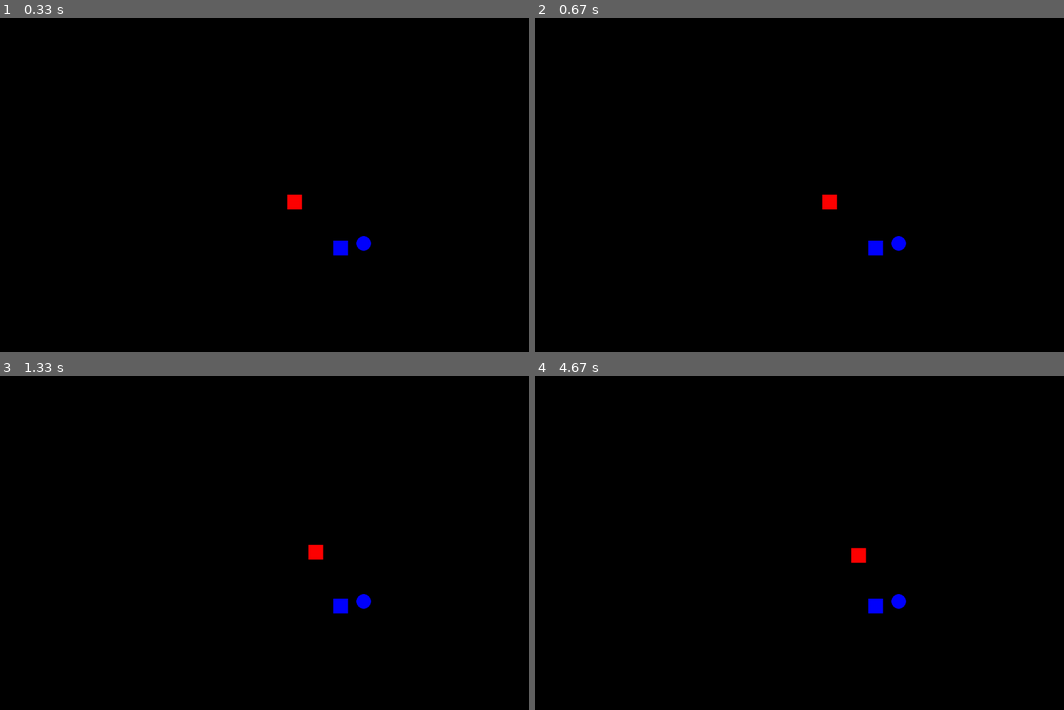
Above: before the commit, frames 1-4 (two rows, left to right).
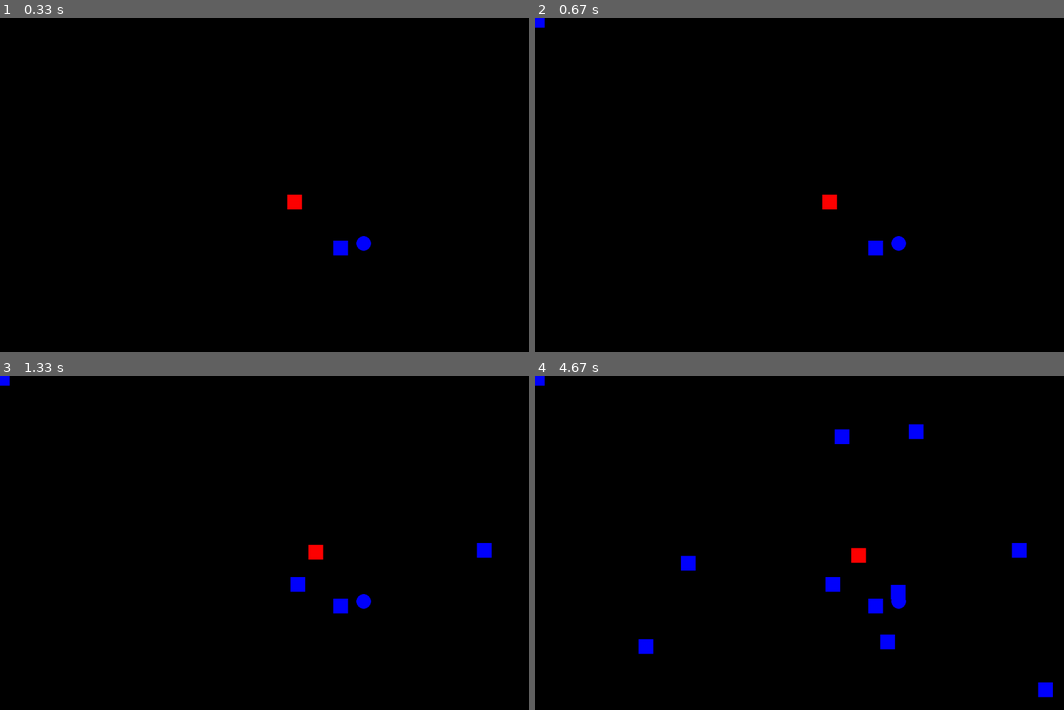
Above: after the commit, the same moments.

Repository: mytinycloud/90D-pygame-scaffold
Game: pygame game, started from main.py
Same seed, same stepped clock (60 frames per second), same inputs: the game is played once before the commit and once after it.
Inputs (mouse positions are in pixels of both pictures, inside the frame that each line leads up to):
- Up to frame 1 (0.33 s): no input
- Up to frame 2 (0.67 s): tap Space at 0.33 s
- Up to frame 3 (1.33 s): hold D 0.67-1.13 s; move the mouse to (481, 549) at 0.7 s; tap Space at 0.73, 1.03, 1.23 s; hold W from 1.17 s (still down); move the mouse to (296, 583) at 1.2 s
- Up to frame 4 (4.67 s): release W at 1.47 s; hold D 1.5-1.97 s; move the mouse to (688, 563) at 1.53 s; tap Space at 1.57, 1.87, 2.07, 2.37, 2.63, 2.97, 3.27, 3.4, 3.8, 4.1, 4.47 s; hold A 2-2.53 s; move the mouse to (889, 643) at 2.03 s; hold S 2.57-2.87 s; move the mouse to (646, 646) at 2.6 s; hold A 2.9-3.3 s; move the mouse to (915, 432) at 2.93 s; hold W 3.33-3.7 s; move the mouse to (1042, 689) at 3.37 s; hold D 3.73-4.37 s; move the mouse to (900, 593) at 3.77 s; hold S from 4.4 s (still down); move the mouse to (841, 436) at 4.43 s

Frame 1 is identical in both runs. In frame 2, less than 0.1% of the frame differs, in the area x 0-2%, y 0-3%; in frame 3, 0.3%; in frame 4, 1.2%, in the area x 0-98%, y 0-97%.

Commit message:
Add "actions" to control component parsed from keymap - Add mouse positions to control component - Add sprint and box spawn actions for testing

Diff:
--- a/systems/controls.py
+++ b/systems/controls.py
@@ -3,6 +3,14 @@
 import pygame
 from pygame import Vector2
 
+key_mapping = {
+    pygame.K_w: ["up"],
+    pygame.K_a: ["left"],
+    pygame.K_s: ["down"],
+    pygame.K_d: ["right"],
+    pygame.K_LSHIFT: ["sprint"],
+    pygame.K_SPACE: ["spawn"],
+}
 
 '''
 Component class to store decoded control inputs
@@ -10,15 +18,36 @@
 @enumerate_component("controls")
 class ControlComponent():
     direction: Vector2 = factory(Vector2)
-
+    actions: list =  factory(list)
+    mouse_position: Vector2 = factory(Vector2)
+    mouse_camera_position: Vector2 = factory(Vector2)
 
 '''
 The controls handling system:
 Read inputs from the keyboard, and store them in the controls component
 '''
 def update_controls_system(group: EntityGroup):
+
     controls: ControlComponent = group.query_singleton('controls').controls
+    past_actions = controls.actions
+    controls.actions = list()
     keys = pygame.key.get_pressed()
+
+    for key in key_mapping:
+        for action in key_mapping[key]:
+            if keys[key]:
+                controls.actions.append(action)
+                if past_actions.count(action) == 0:
+                    controls.actions.append(action + "_start")
+            elif past_actions.count(action) > 0:
+                controls.actions.append(action + "_end")
+
+    mouse = pygame.mouse.get_pos()
+    controls.mouse_position = Vector2(mouse)
+    camera = group.query_singleton('camera', 'motion')
+    motion = camera.motion
+    surface = camera.camera.surface
+    controls.mouse_camera_position = mouse + motion.position - Vector2(surface.get_size()) / 2
 
     controls.direction = Vector2(
         int(keys[pygame.K_d]) - int(keys[pygame.K_a]),
--- a/systems/player.py
+++ b/systems/player.py
@@ -22,7 +22,7 @@
     controls = group.query_singleton('controls').controls
 
     for player in group.query('player'):
-        player.motion.velocity = controls.direction * 100
+        player.motion.velocity = controls.direction * (200 if "sprint" in controls.actions else 100)
 
 
 '''
--- a/systems/sprites.py
+++ b/systems/sprites.py
@@ -63,7 +63,6 @@
     origin = Vector2(surface.get_size()) / 2 - camera.motion.position
 
     for e in group.query('sprite', 'motion'):
-
         size = Vector2(e.sprite.surface.get_size())
         sprite_pos = e.motion.position + origin - size / 2
 
--- a/systems/testing.py
+++ b/systems/testing.py
@@ -11,6 +11,15 @@
 def testing_system(group: EntityGroup):
 
     player = group.query_singleton("player")
+    motion = player.motion
+    controls = group.query_singleton("controls").controls
+
+    if "spawn_start" in controls.actions:
+        e = Entity("box")
+        e.motion = MotionComponent(position=Vector2(controls.mouse_camera_position))
+        e.sprite = SpriteComponent.from_box((32,32), (0,0,255))
+        e.hitbox = HitboxComponent.from_box((32,32), 1)
+        group.add(e)
 
     if len(player.hitbox.intersections):
         for intersection in player.hitbox.intersections:
